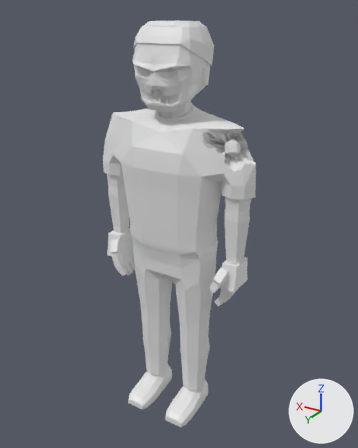
Renders of the glTF model assets/models/zombie_nurse_m_b4.glb from each side of a commit.
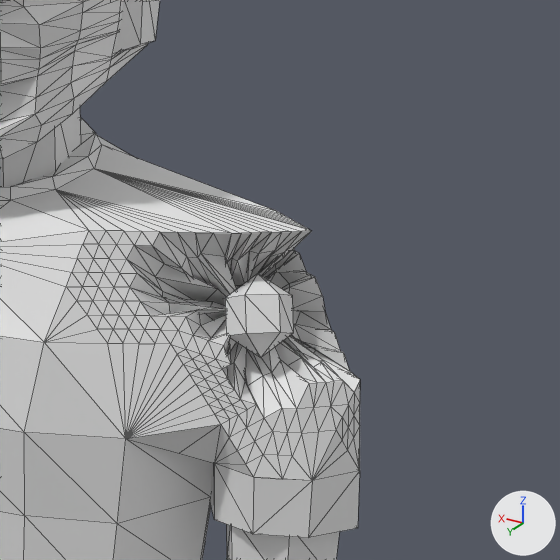
There are two pictures of each version: one whole from a 50 mm lens placed at (-1.161, 1.891, 1.977), pointed at (-0.019, -0.011, 1.026), one close up on the part from 48% to 84% of the width and 17% to 46% of the height. Arrows for +X, +Y and +Z are at lower right; the lights stay in place. The last two pictures show the newer version. The close-ups show mesh edges as thin lines. Vertices at exactly the same position are counted once.

The first close-up shows 'zombie_nurse_m_b4'.
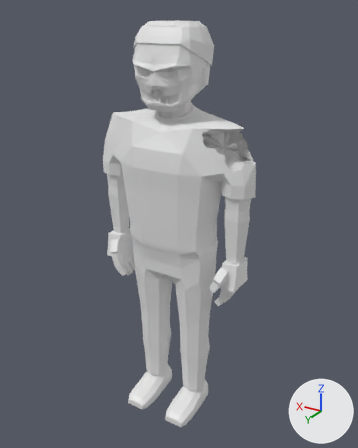
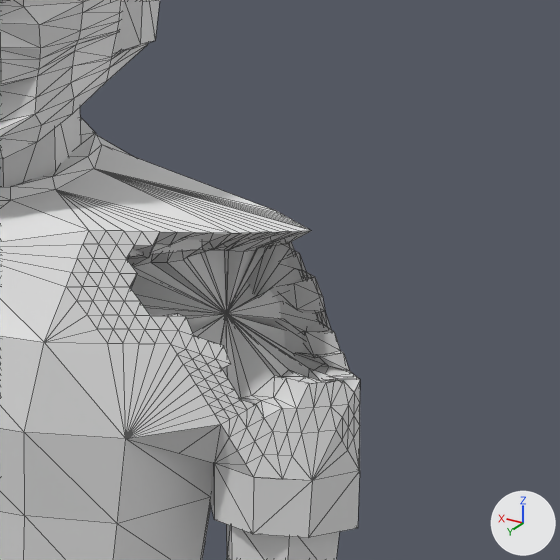
The change, as a list of edits to the scene's bpy script:
```text
Change me_zombie_nurse_m_b4:
    used by ob_zombie_nurse_m_b4; location = (0.0, 0.0, 0.0)
    remove me_zombie_nurse_m_b4.from_pydata(...)  # 1710 vertices, 3249 faces; spans x -0.41..0.41, y -0.16..0.22, z 0.0..1.94
    add me_zombie_nurse_m_b4.from_pydata(...)  # 1792 vertices, 3397 faces; spans x -0.41..0.41, y -0.16..0.22, z 0.0..1.94
    me_zombie_nurse_m_b4 part 1: a new loose piece of 20 vertices spanning x -0.24..-0.02, y 0.01..0.1, z 1.47..1.52
    me_zombie_nurse_m_b4 part 2
    15 vertices are removed from x -0.33..-0.24, y -0.03..0.06, z 1.41..1.47
    64 faces are deleted
    4 vertices in x -0.31..-0.28, y -0.05..0.0, z 1.47..1.51 move by (0.01, -0.02, 0.01)
    3 vertices in x -0.22..-0.2, y 0.04..0.05, z 1.45..1.48 move by (0.04, 0.01, 0.0)
    3 vertices in x -0.36..-0.33, y -0.03..0.0, z 1.4..1.41 move by (0.0, -0.02, -0.02)
    3 vertices in x -0.27..-0.25, y -0.05..-0.02, z 1.45..1.46 move by (0.01, -0.04, 0.03)
    108 vertices move from x -0.35..-0.2, y -0.05..0.05, z 1.38..1.51 to x -0.36..-0.02, y -0.1..0.05, z 1.35..1.52
    49 vertices are added at x -0.3..-0.01, y -0.12..0.1, z 1.29..1.51
    124 new faces join them
    other edits to the shape of me_zombie_nurse_m_b4 do not show in these pictures
```

Changed parts and their boxes (x1, y1, x2, y2) in the close-ups (560 x 560 px; the box of a moved part takes in the faces that stretch with it):
part 1 of me_zombie_nurse_m_b4, added
    after: (128, 239, 203, 257)
part 2 of me_zombie_nurse_m_b4, moved or reshaped
    both: (127, 231, 360, 418)
